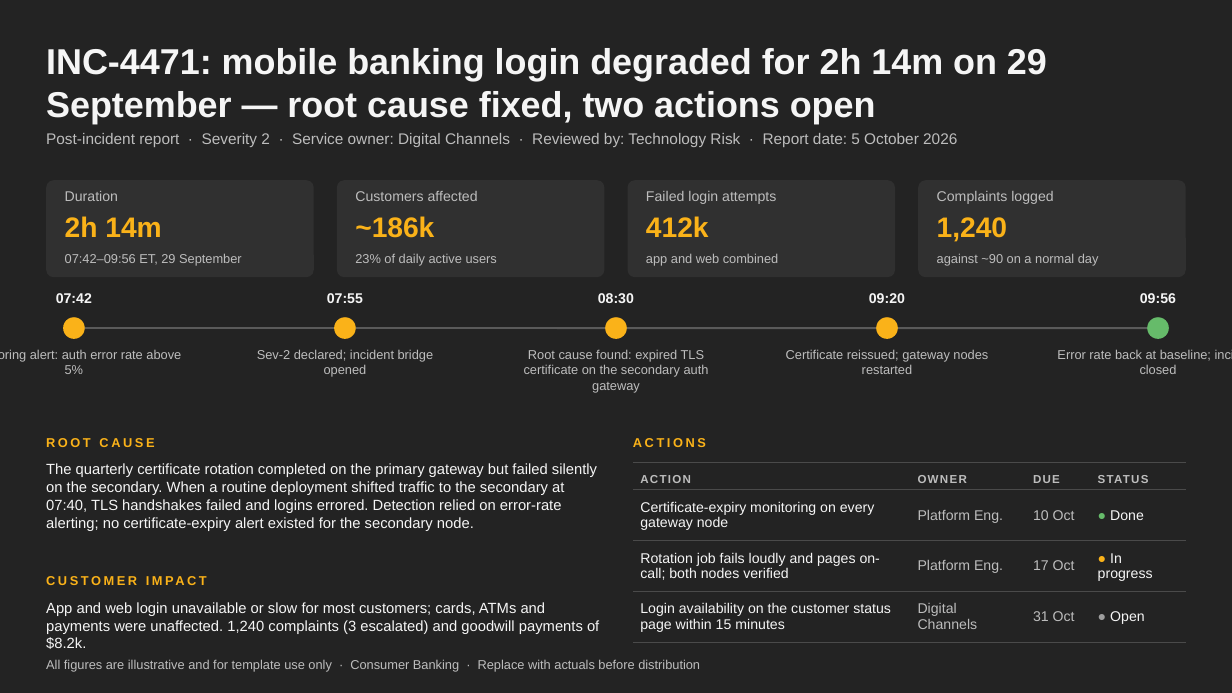
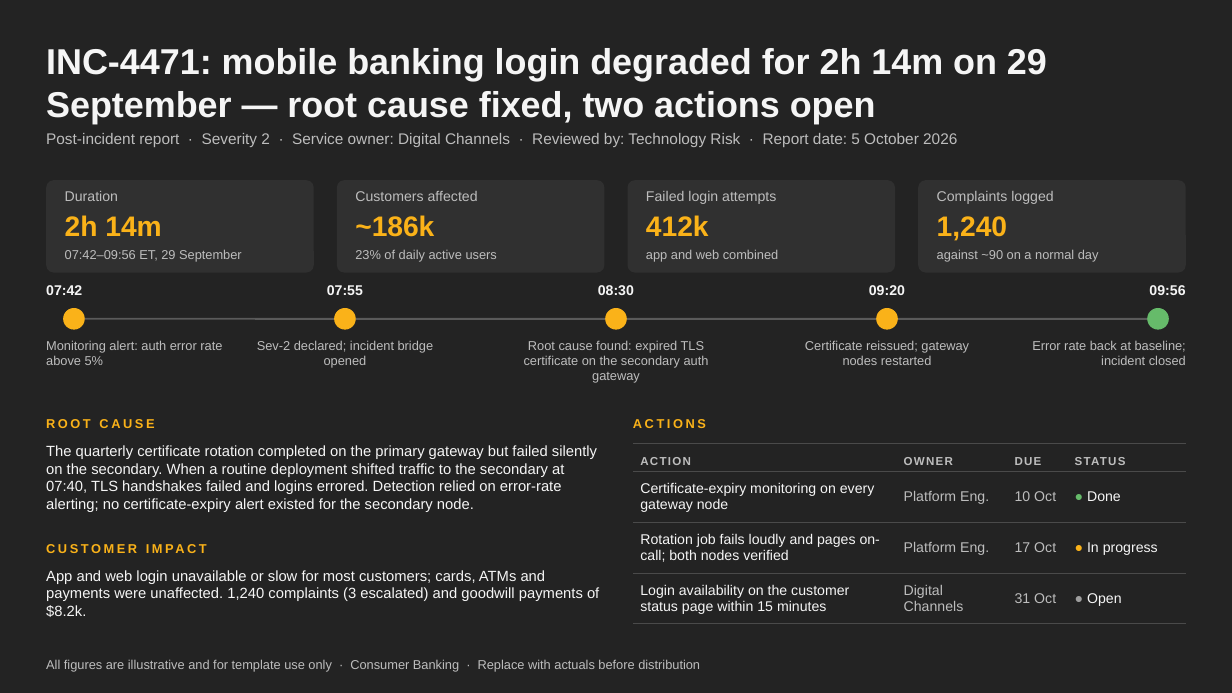
Before and after one commit to ByteDennis/paper-orbit, a slide deck: slide 1 of reports/13-incident-report.pptx. Drawn at 1232x693 pixels with LibreOffice and Linux fonts; fonts in the diff are those of the drawing. Boxes give left, top, right and bottom in pixels: in the first picture for what was removed or moved away, otherwise in the second. Text is boxed around its words. In the diff, an @@ line names an element or a change of style, - is before the commit and + after.

```diff
--- a/reports/13-incident-report.pptx
+++ b/reports/13-incident-report.pptx
@@ rounded rectangle: place and size @@
-rounded rectangle at <box>46,180,314,277</box>
+rounded rectangle at <box>46,180,314,273</box>
@@ rounded rectangle: place and size @@
-rounded rectangle at <box>337,180,605,277</box>
+rounded rectangle at <box>337,180,605,273</box>
@@ rounded rectangle: place and size @@
-rounded rectangle at <box>628,180,896,277</box>
+rounded rectangle at <box>628,180,896,273</box>
@@ proportions changed in 4 elements at <box>46,180,314,273</box>, <box>337,180,605,273</box>, <box>628,180,896,273</box>, <box>919,180,1187,273</box> @@
@@ rounded rectangle: place and size @@
-rounded rectangle at <box>919,180,1187,277</box>
+rounded rectangle at <box>919,180,1187,273</box>
@@ 4 texts: place and size @@
-4 texts at <box>65,253,1099,266</box>
+4 texts at <box>65,249,1099,262</box>
@@ text "07:42" at <box>46,285,82,295</box>: alignment centre to left @@
@@ text "07:42": place and size @@
-text "07:42" at <box>56,293,92,303</box>
+text "07:42" at <box>46,285,82,295</box>
@@ text "07:55": place and size @@
-text "07:55" at <box>327,293,363,303</box>
+text "07:55" at <box>327,285,363,295</box>
@@ text "08:30": place and size @@
-text "08:30" at <box>598,293,634,303</box>
+text "08:30" at <box>598,285,634,295</box>
@@ text "09:20": place and size @@
-text "09:20" at <box>869,293,905,303</box>
+text "09:20" at <box>869,285,905,295</box>
@@ text "09:56" at <box>1149,285,1185,295</box>: alignment centre to right @@
@@ text "09:56": place and size @@
-text "09:56" at <box>1140,293,1176,303</box>
+text "09:56" at <box>1149,285,1185,295</box>
@@ 5 ellipses, 1 line: place and size @@
-5 ellipses, 1 line at <box>64,318,1168,338</box>
+5 ellipses, 1 line at <box>64,309,1168,329</box>
@@ text "Monitoring alert: auth error rate ...": place and size @@
-text "Monitoring alert: auth error rate ..." at <box>30,350,181,374</box>
+text "Monitoring alert: auth error rate ..." at <box>46,340,222,365</box>
@@ text "Monitoring alert: auth error rate ..." at <box>46,340,222,365</box>: alignment centre to left @@
@@ text "Sev-2 declared; incident bridge opened": place and size @@
-text "Sev-2 declared; incident bridge opened" at <box>257,349,434,377</box>
+text "Sev-2 declared; incident bridge opened" at <box>257,340,434,368</box>
@@ text "Root cause found: expired TLS ...": place and size @@
-text "Root cause found: expired TLS ..." at <box>524,350,709,393</box>
+text "Root cause found: expired TLS ..." at <box>524,341,709,383</box>
@@ text "Certificate reissued; gateway nodes restarted" rewrapped from <box>786,349,988,374</box> to <box>805,340,969,365</box> @@
@@ text "Error rate back at baseline; ...": place and size @@
-text "Error rate back at baseline; ..." at <box>1057,349,1211,374</box>
+text "Error rate back at baseline; ..." at <box>1032,340,1186,365</box>
@@ text "Error rate back at baseline; ..." at <box>1032,340,1186,365</box>: alignment centre to right @@
@@ text "The quarterly certificate rotation completed ...": place and size @@
-text "The quarterly certificate rotation completed ..." at <box>46,463,597,531</box>
+text "The quarterly certificate rotation completed ..." at <box>46,445,597,512</box>
@@ 2 texts, 1 table: place and size @@
-2 texts, 1 table at <box>46,438,1186,636</box>
+2 texts, 1 table at <box>46,419,1186,618</box>
@@ text "CUSTOMER IMPACT": place and size @@
-text "CUSTOMER IMPACT" at <box>791,604,849,613</box>
+text "CUSTOMER IMPACT" at <box>791,586,849,595</box>
@@ text "App and web login unavailable ...": place and size @@
-text "App and web login unavailable ..." at <box>46,602,599,649</box>
+text "App and web login unavailable ..." at <box>46,570,599,617</box>
```
Also in this commit, not shown: 21 other files.
